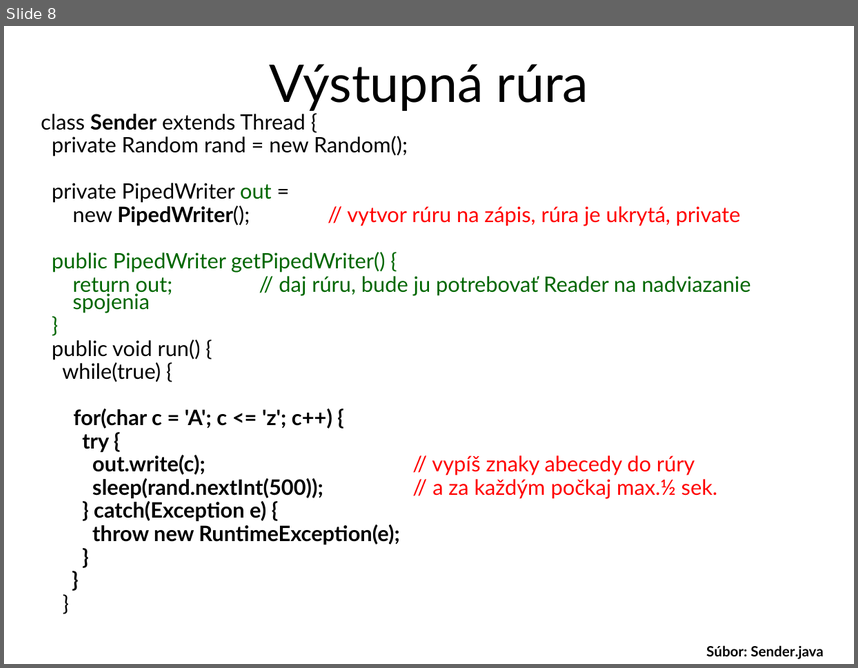
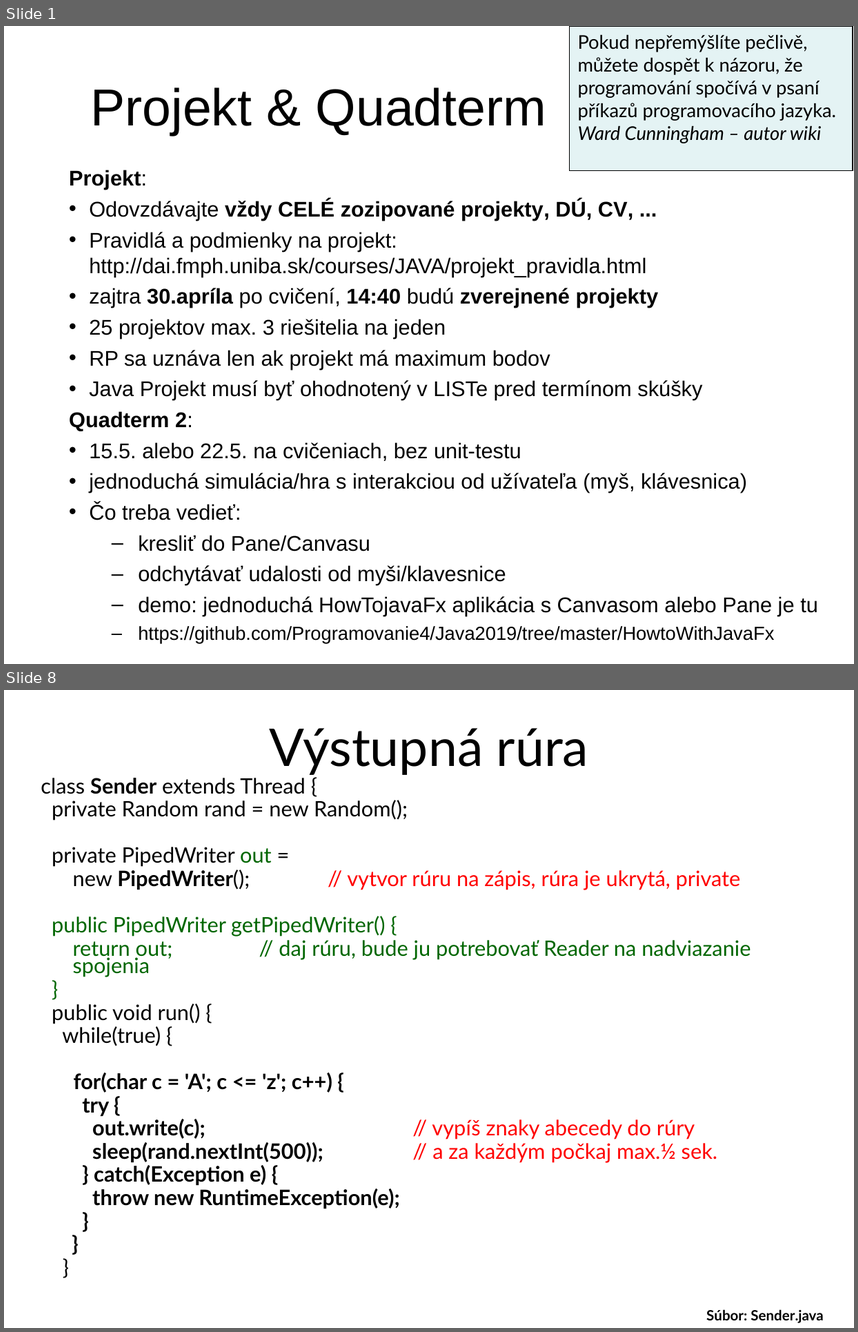
Before and after one commit to Programovanie4/Prednasky, a slide deck: 10/10_java.ppt. Shown one above the other, each under a label of ours: slide 8 before the commit, slides 1 and 8 after it; the slides between them are not shown. The pictures are 858x668 and 858x1332 pixels, drawn with LibreOffice and Linux fonts; fonts in the diff are those of the drawing. Boxes give left, top, right and bottom in pixels: in the first picture for what was removed or moved away, otherwise in the second. Text is boxed around its words. In the diff, an @@ line names an element or a change of style, - is before the commit and + after.

```diff
--- a/10/10_java.ppt
+++ b/10/10_java.ppt
@@ slide 1 added at box(4, 26, 854, 664), background #FFFFFF @@
@@ rectangle added at box(569, 26, 853, 170), fill #E4F3F4, outline #000000 0.74 pt, 16 pt, text #000000 @@
+Pokud nepřemýšlíte pečlivě, můžete dospět k názoru, že programování spočívá v psaní příkazů programovacího jazyka.
+Ward Cunningham – autor wiki
@@ title added at box(90, 87, 547, 135), 44 pt, text #000000 @@
+Projekt & Quadterm
@@ text added at box(69, 170, 818, 644), 18 pt, text #000000 @@
+Projekt:
+• Odovzdávajte vždy CELÉ zozipované projekty, DÚ, CV, ...
+• Pravidlá a podmienky na projekt: http://dai.fmph.uniba.sk/courses/JAVA/projekt_pravidla.html
+• zajtra 30.apríla po cvičení, 14:40 budú zverejnené projekty
+• 25 projektov max. 3 riešitelia na jeden
+• RP sa uznáva len ak projekt má maximum bodov
+• Java Projekt musí byť ohodnotený v LISTe pred termínom skúšky
+Quadterm 2:
+• 15.5. alebo 22.5. na cvičeniach, bez unit-testu
+• jednoduchá simulácia/hra s interakciou od užívateľa (myš, klávesnica)
+• Čo treba vedieť:
+  – kresliť do Pane/Canvasu
+  – odchytávať udalosti od myši/klavesnice
+  – demo: jednoduchá HowTojavaFx aplikácia s Canvasom alebo Pane je tu
+  – https://github.com/Programovanie4/Java2019/tree/master/HowtoWithJavaFx
```
Also in this commit, not shown: 17 slides changed, 5 other slides added, 6 slides removed, 4 other files.
